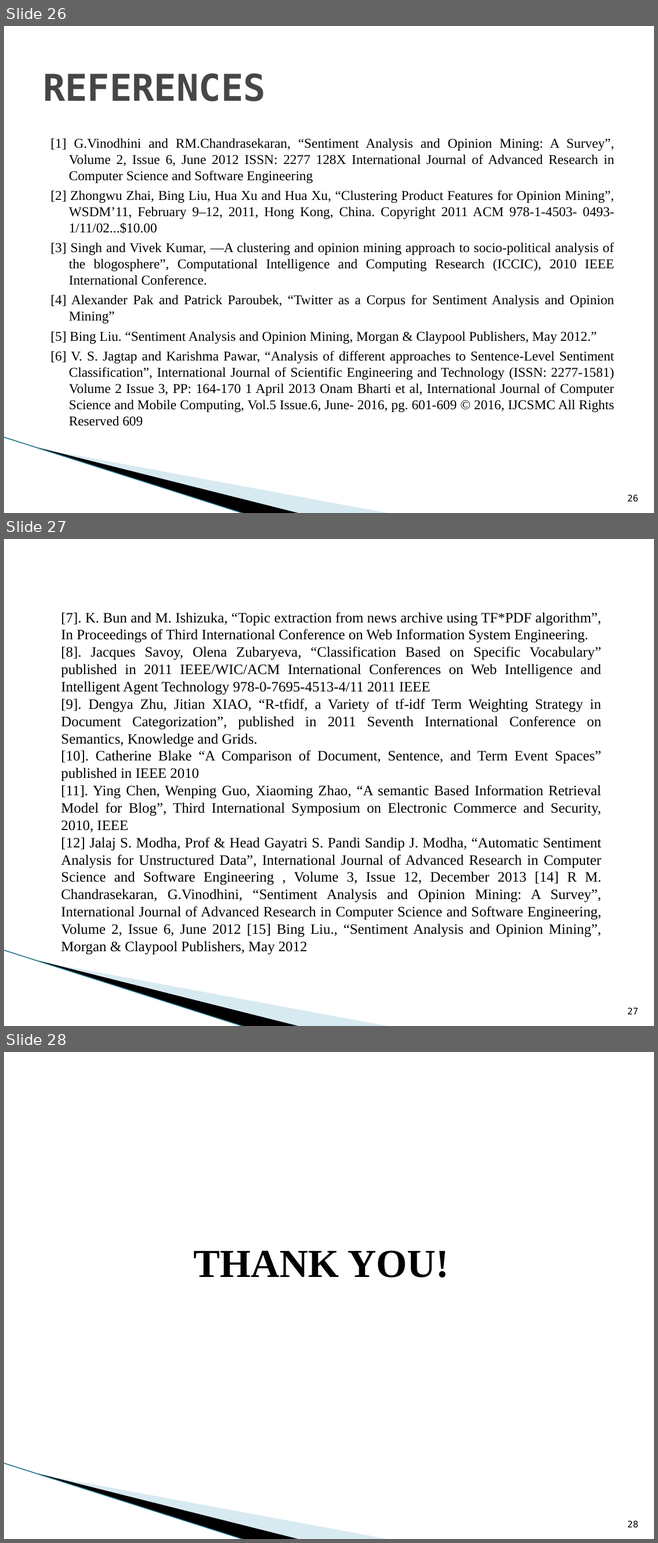
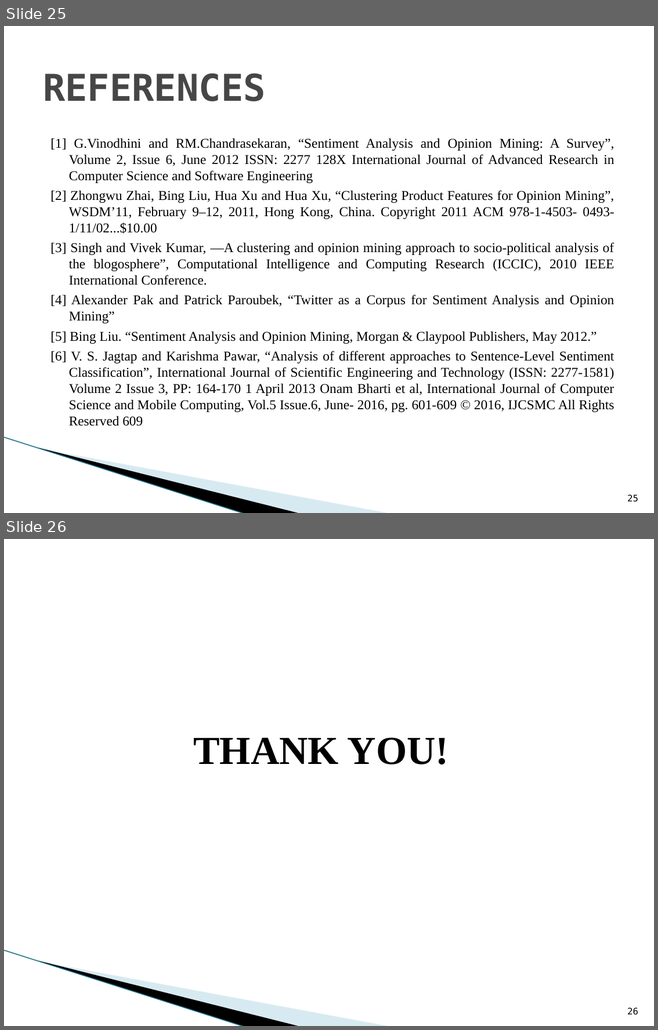
Before and after one commit to jjnanthakumar/D2-Twitter-Analysis-Project, a slide deck: Documents/D2_VIVA_FINAL_PPT.pptx. Shown one above the other, each under a label of ours: slides 26, 27 and 28 before the commit, slides 25 and 26 after it. The pictures are 658x1543 and 658x1030 pixels, drawn with LibreOffice and Linux fonts; fonts in the diff are those of the drawing; background and template pictures are left out. Boxes give left, top, right and bottom in pixels: in the first picture for what was removed or moved away, otherwise in the second. Text is boxed around its words. In the diff, an @@ line names an element or a change of style, - is before the commit and + after.

Commit message:
Documents and PPT fixed

```diff
--- a/Documents/D2_VIVA_FINAL_PPT.pptx
+++ b/Documents/D2_VIVA_FINAL_PPT.pptx
@@ slide 27 removed at [4, 539, 654, 1026], background #FFFFFF; not listed: 3 template elements that a slide beside it also shows @@
@@ text removed at [61, 612, 601, 955] @@
-[7]. K. Bun and M. Ishizuka, “Topic extraction from news archive using TF*PDF algorithm”, In Proceedings of Third International Conference on Web Information System Engineering.
-[8]. Jacques Savoy, Olena Zubaryeva, “Classification Based on Specific Vocabulary” published in 2011 IEEE/WIC/ACM International Conferences on Web Intelligence and Intelligent Agent Technology 978-0-7695-4513-4/11 2011 IEEE
-[9]. Dengya Zhu, Jitian XIAO, “R-tfidf, a Variety of tf-idf Term Weighting Strategy in Document Categorization”, published in 2011 Seventh International Conference on Semantics, Knowledge and Grids.
-[10]. Catherine Blake “A Comparison of Document, Sentence, and Term Event Spaces” published in IEEE 2010
-[11]. Ying Chen, Wenping Guo, Xiaoming Zhao, “A semantic Based Information Retrieval Model for Blog”, Third International Symposium on Electronic Commerce and Security, 2010, IEEE
-[12] Jalaj S. Modha, Prof & Head Gayatri S. Pandi Sandip J. Modha, “Automatic Sentiment Analysis for Unstructured Data”, International Journal of Advanced Research in Computer Science and Software Engineering , Volume 3, Issue 12, December 2013 [14] R M. Chandrasekaran, G.Vinodhini, “Sentiment Analysis and Opinion Mining: A Survey”, International Journal of Advanced Research in Computer Science and Software Engineering, Volume 2, Issue 6, June 2012 [15] Bing Liu., “Sentiment Analysis and Opinion Mining”, Morgan & Claypool Publishers, May 2012
@@ page number removed at [627, 1008, 638, 1015] @@
-27
@@ what was slide 26 is now slide 25 @@
@@ page number at [627, 495, 638, 502]: text changed @@
-26
+25
@@ what was slide 28 is now slide 26 @@
```
Also in this commit, not shown: 1 other slide removed, 1 other file.
